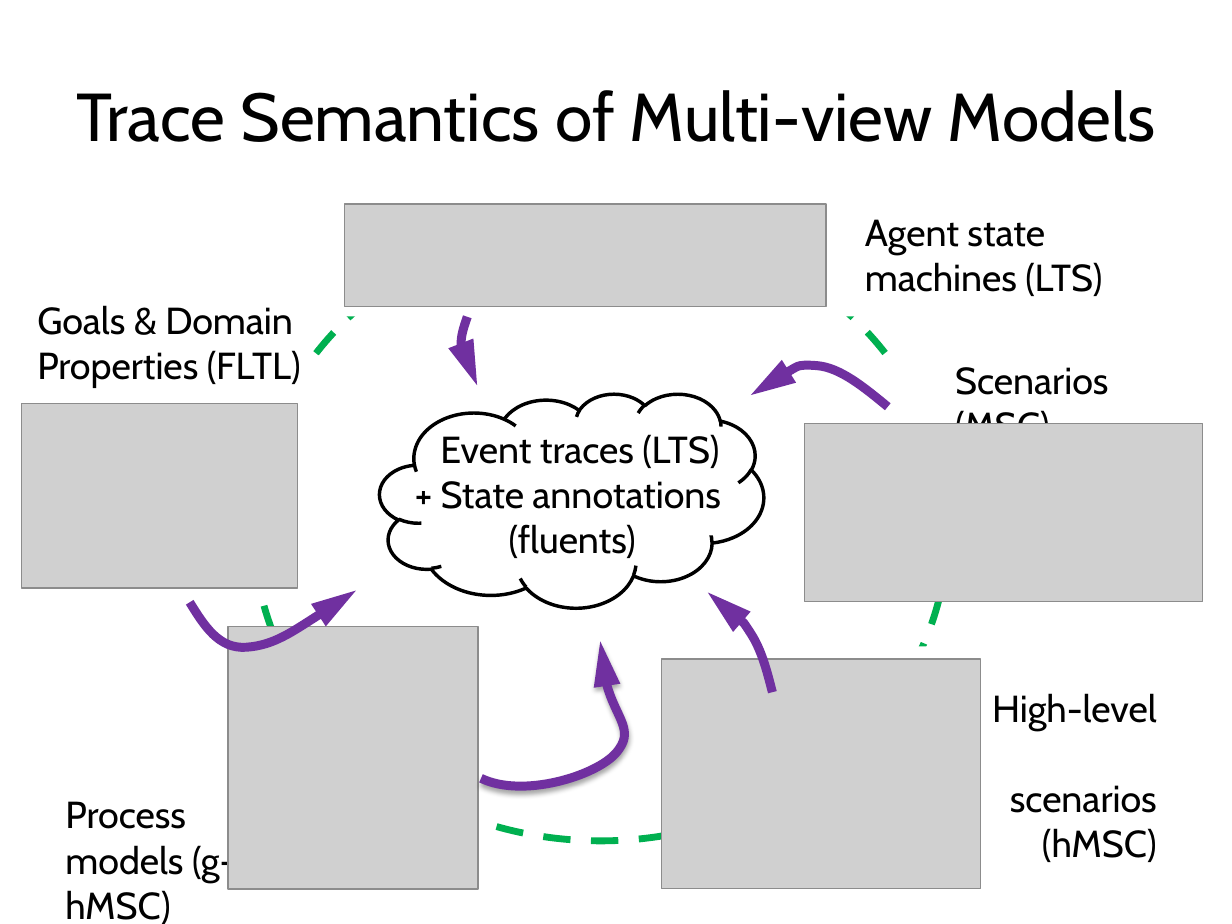
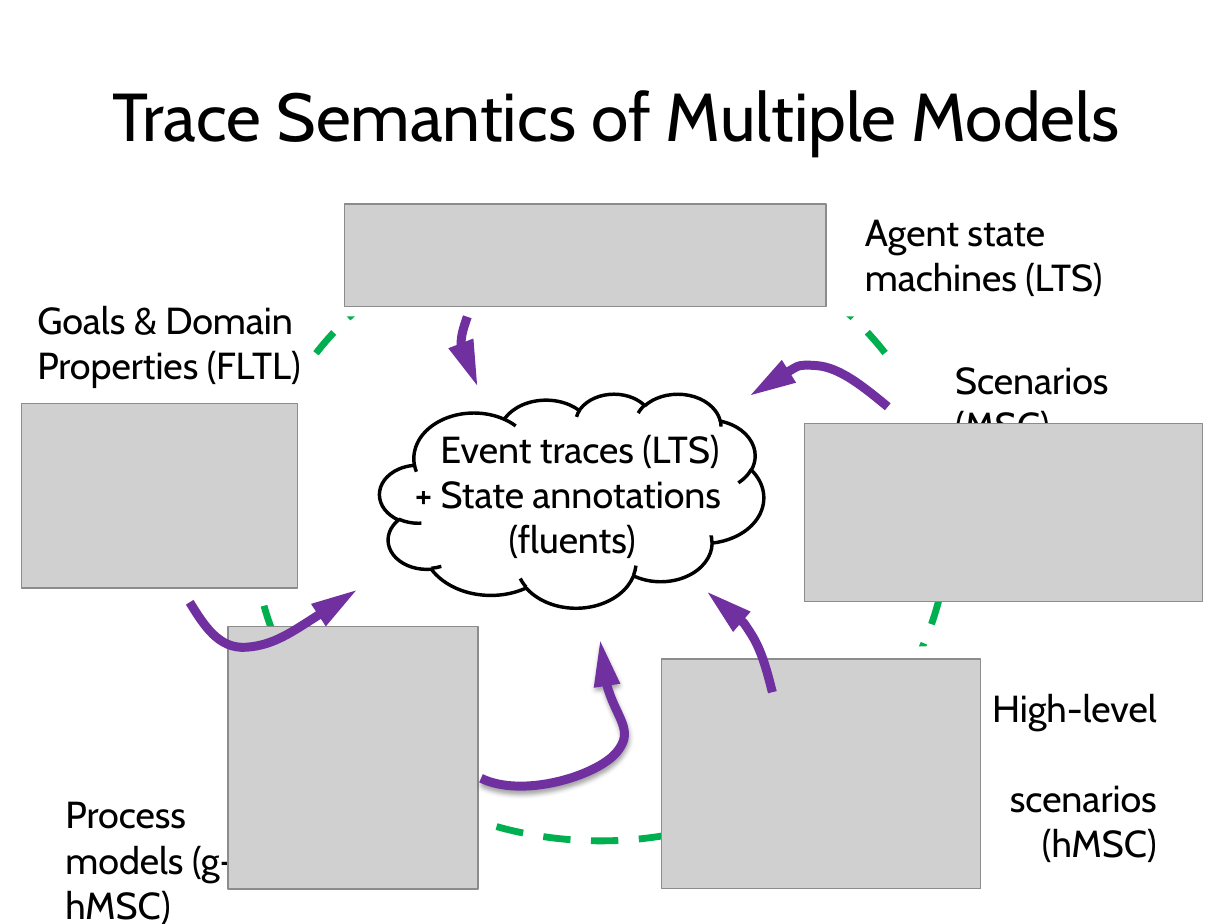
Before and after one commit to blambeau/phd, a slide deck: slide 13 of private-defense/slides.pptx. Drawn at 1232x924 pixels with LibreOffice and Linux fonts; fonts in the diff are those of the drawing; grey boxes stand for pictures. Boxes give left, top, right and bottom in pixels: in the first picture for what was removed or moved away, otherwise in the second. Text is boxed around its words. In the diff, an @@ line names an element or a change of style, - is before the commit and + after.

```diff
--- a/private-defense/slides.pptx
+++ b/private-defense/slides.pptx
@@ title at bbox=[112, 90, 1120, 156]: text changed @@
-Trace Semantics of Multi-view Models
+Trace Semantics of Multiple Models
```
Also in this commit, not shown: 12 other slides changed, 12 slides added, 6 slides removed.
